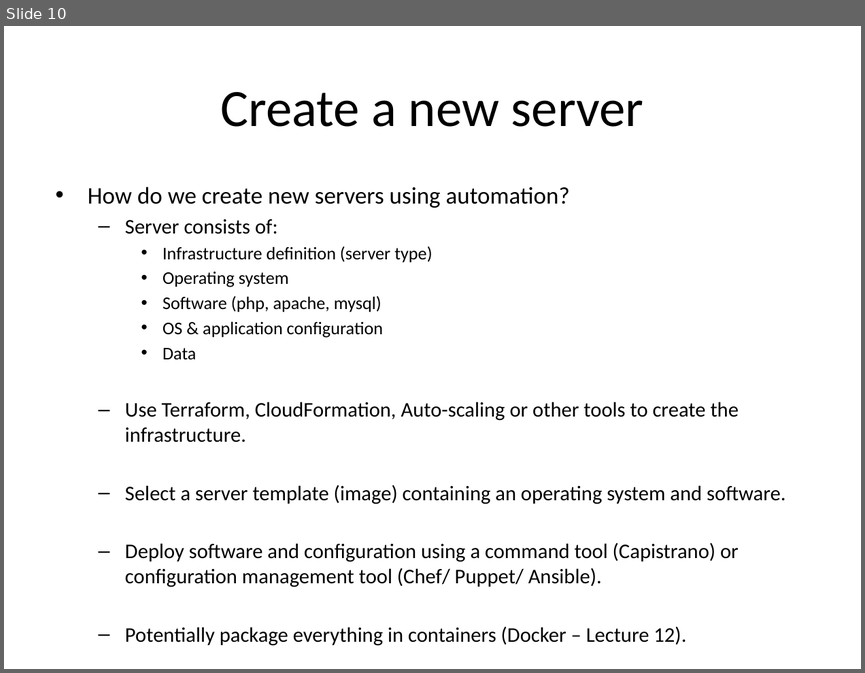
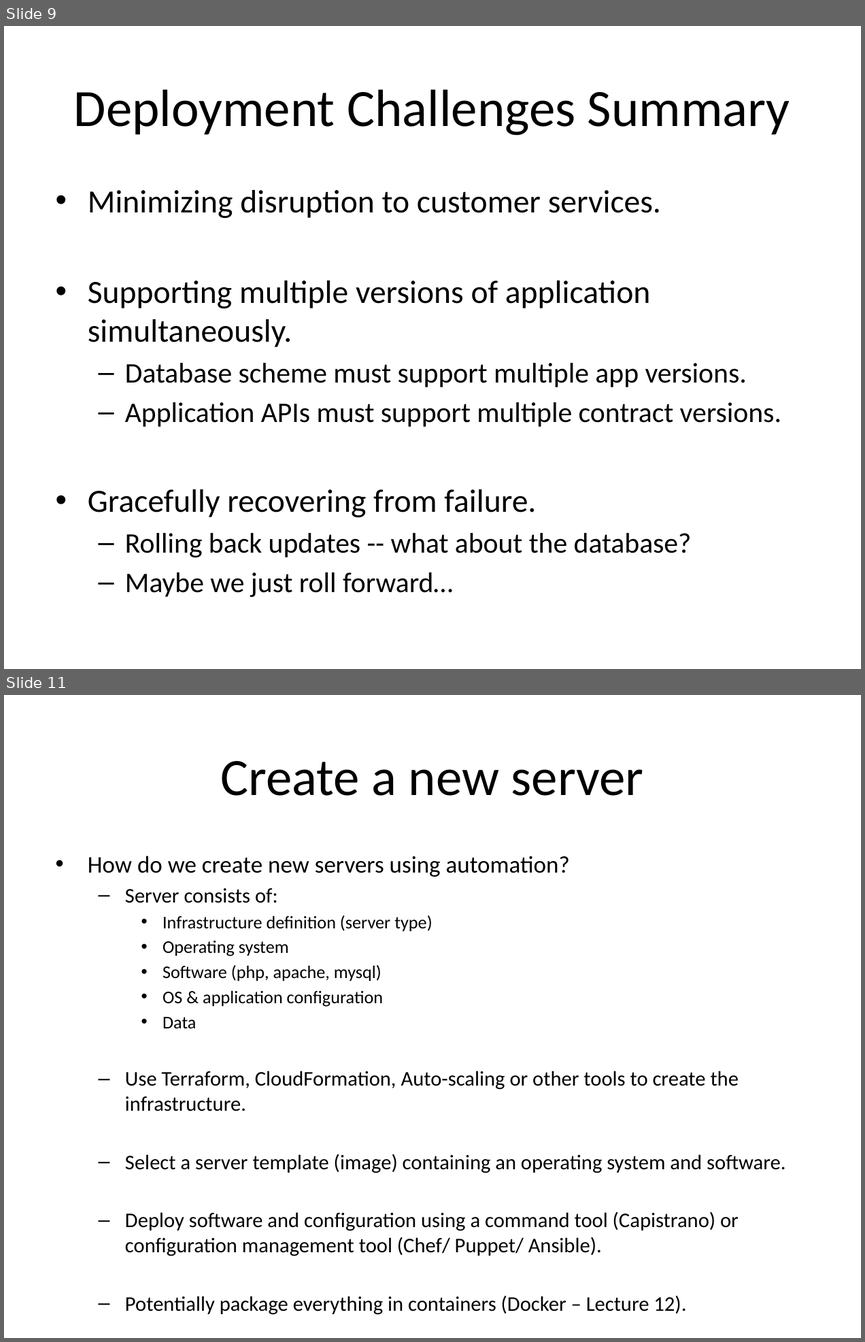
Before and after one commit to jasondbaker/infrastructure-class, a slide deck: lectures/infrastructure-week-10.pptx. Shown one above the other, each under a label of ours: slide 10 before the commit, slides 9 and 11 after it; the slides between them are not shown. The pictures are 865x673 and 865x1342 pixels, drawn with LibreOffice and Linux fonts; fonts in the diff are those of the drawing. Boxes give left, top, right and bottom in pixels: in the first picture for what was removed or moved away, otherwise in the second. Text is boxed around its words. In the diff, an @@ line names an element or a change of style, - is before the commit and + after.

```diff
--- a/lectures/infrastructure-week-10.pptx
+++ b/lectures/infrastructure-week-10.pptx
@@ slide 9 added at (4,26,861,669), background #FFFFFF @@
@@ title added at (74,89,789,135), 44 pt, text #000000 @@
+Deployment Challenges Summary
@@ text added at (88,190,781,597), 23.8 pt, text #000000 @@
+• Minimizing disruption to customer services.
+• Supporting multiple versions of application simultaneously.
+  – Database scheme must support multiple app versions.
+  – Application APIs must support multiple contract versions.
+• Gracefully recovering from failure.
+  – Rolling back updates -- what about the database?
+  – Maybe we just roll forward…
@@ what was slide 10 is now slide 11 @@
```
Also in this commit, not shown: 4 slides changed, 1 slide removed, 3 other files.
